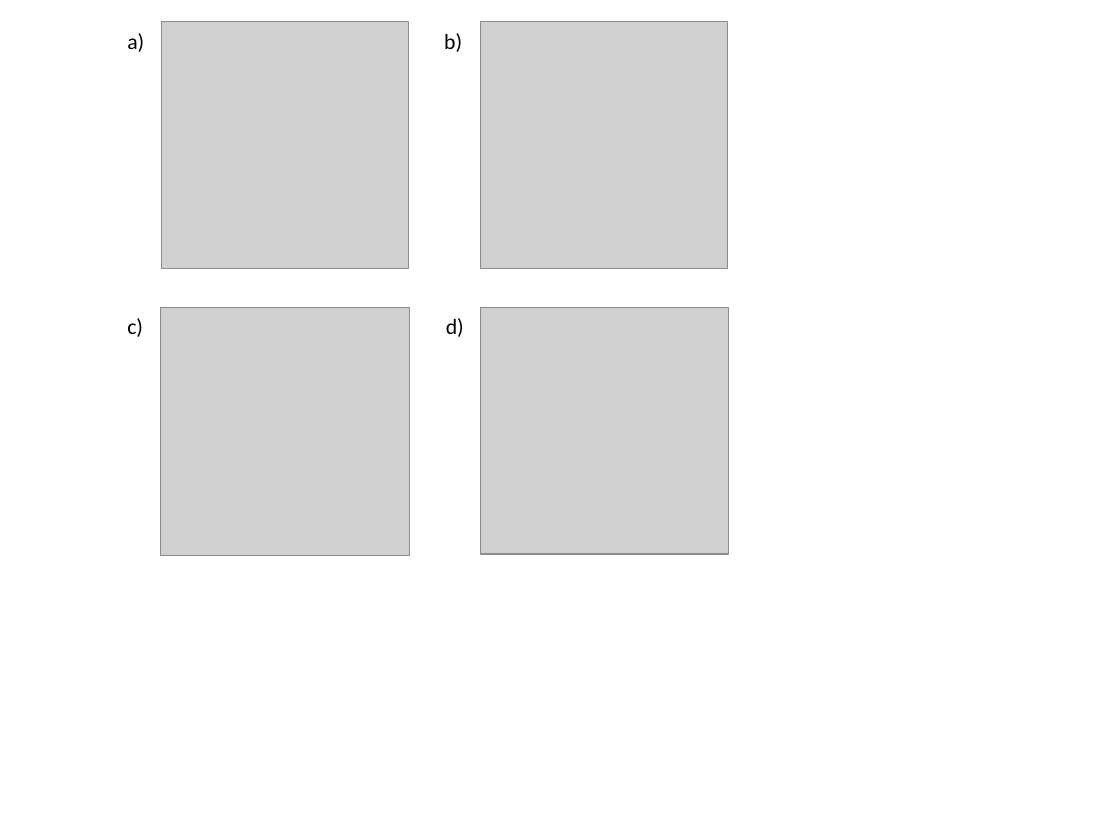
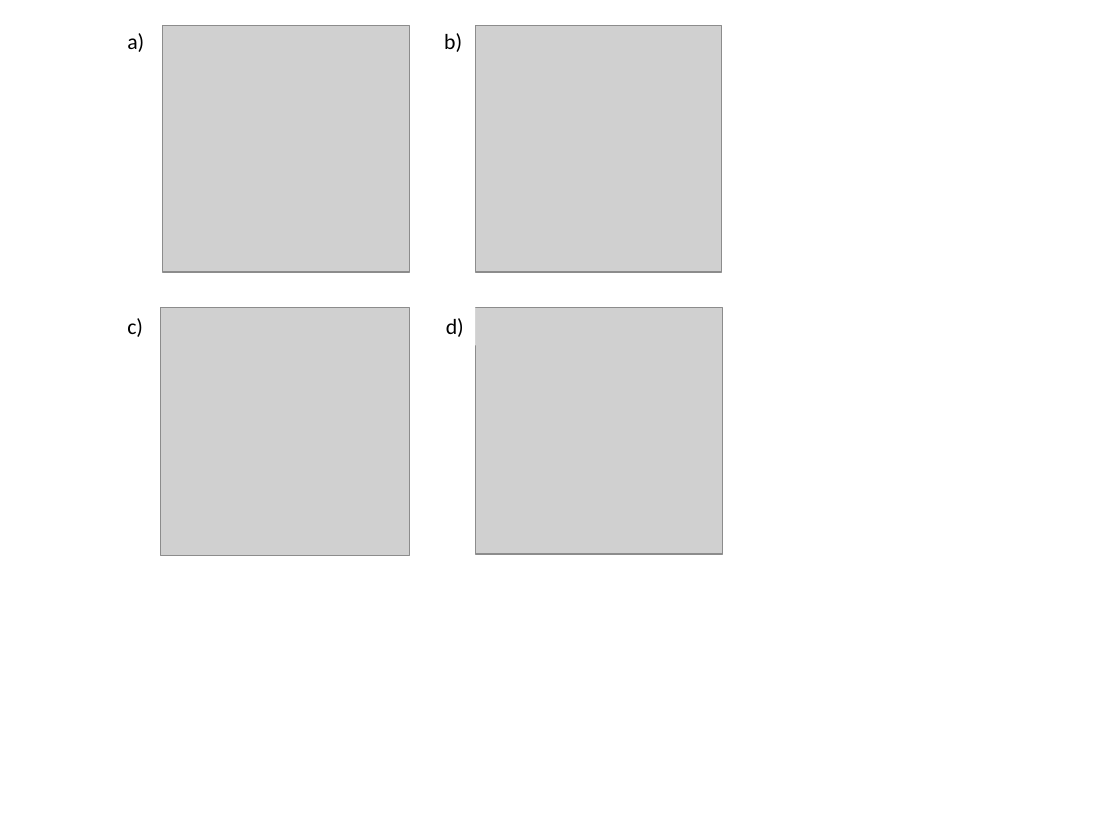
Before and after one commit to aerospike2/genelife, a slide deck: slide 3 of docs/splnproc1703/Figures-dev/SpatialActivity.pptx. Drawn at 1120x840 pixels with LibreOffice and Linux fonts; fonts in the diff are those of the drawing; grey boxes stand for pictures. Boxes give left, top, right and bottom in pixels: in the first picture for what was removed or moved away, otherwise in the second. Text is boxed around its words. In the diff, an @@ line names an element or a change of style, - is before the commit and + after.

```diff
--- a/docs/splnproc1703/Figures-dev/SpatialActivity.pptx
+++ b/docs/splnproc1703/Figures-dev/SpatialActivity.pptx
@@ picture: place and size @@
-picture at [480,21,727,268]
+picture at [162,26,409,272]
@@ picture: place and size @@
-picture at [161,21,408,268]
+picture at [476,26,722,272]
@@ picture: place and size @@
-picture at [480,308,728,554]
+picture at [476,308,724,554]
```
Also in this commit, not shown: 2 other files.
